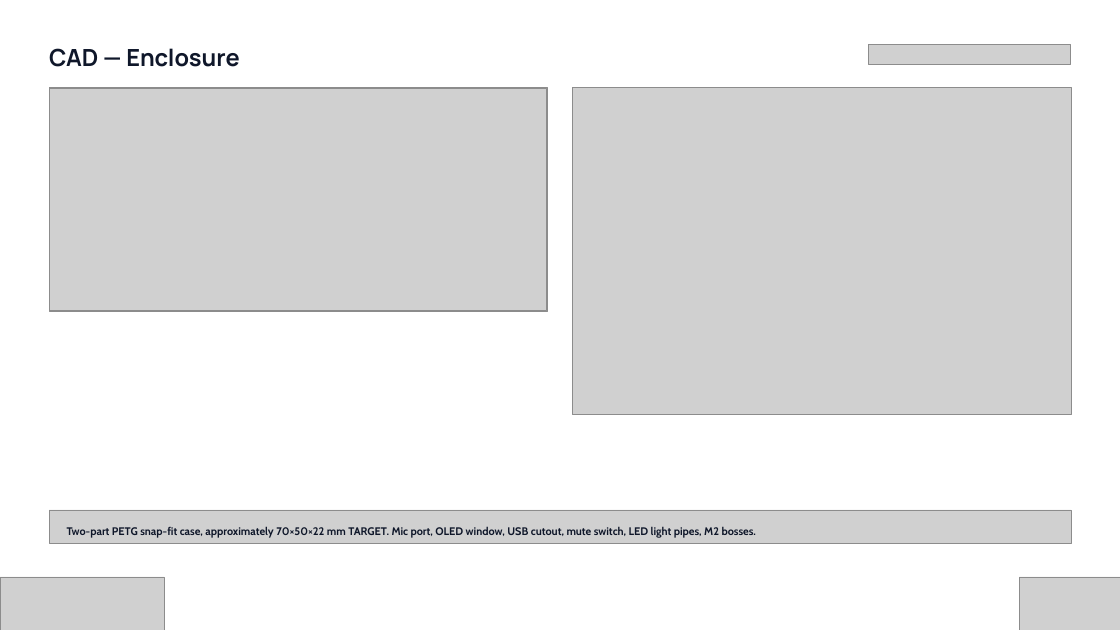
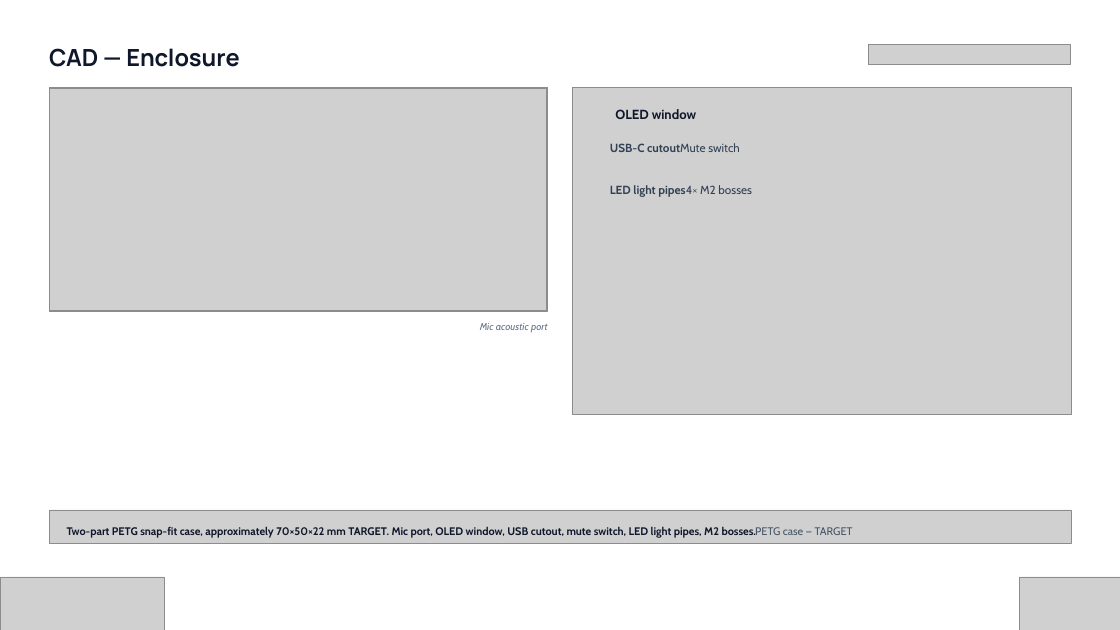
Before and after one commit to codeprabhu/VaaniCore, a slide deck: slide 8 of deck/out/Vishwakarma_Stage2_VaaniCore.pptx. Drawn at 1120x630 pixels with LibreOffice and Linux fonts; fonts in the diff are those of the drawing; grey boxes stand for pictures; background and template pictures are left out. Boxes give left, top, right and bottom in pixels: in the first picture for what was removed or moved away, otherwise in the second. Text is boxed around its words. In the diff, an @@ line names an element or a change of style, - is before the commit and + after.

```diff
--- a/deck/out/Vishwakarma_Stage2_VaaniCore.pptx
+++ b/deck/out/Vishwakarma_Stage2_VaaniCore.pptx
@@ text added at <box>615,109,696,119</box>, 11.2 pt, text #0F172A, bold @@
+OLED window
@@ text added at <box>610,143,739,152</box>, 10.1 pt, text #334155, bold @@
+USB-C cutoutMute switch
@@ text added at <box>610,185,752,197</box>, 10.1 pt, text #334155, bold @@
+LED light pipes4× M2 bosses
@@ text added at <box>480,323,548,333</box>, 8.6 pt, text #64748B, italic @@
+Mic acoustic port
@@ text at <box>67,526,853,538</box>: text changed @@
-Two-part PETG snap-fit case, approximately 70×50×22 mm TARGET. Mic port, OLED window, USB cutout, mute switch, LED light pipes, M2 bosses.
+Two-part PETG snap-fit case, approximately 70×50×22 mm TARGET. Mic port, OLED window, USB cutout, mute switch, LED light pipes, M2 bosses.PETG case — TARGET
```
Also in this commit, not shown: 16 other slides changed, 2 other files.
